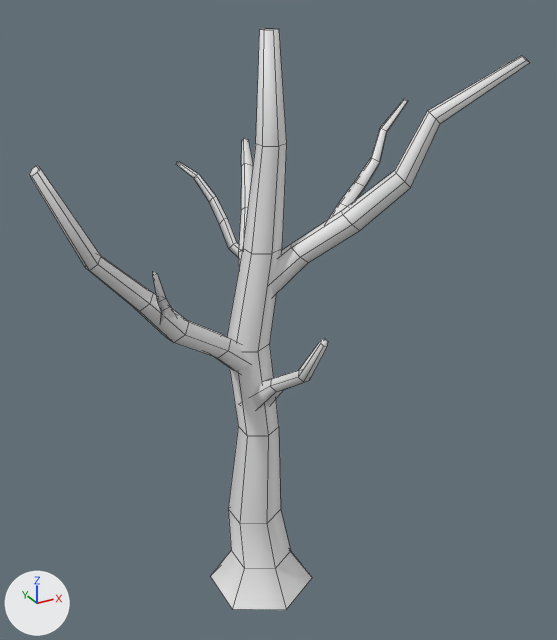
Two versions of the FBX model Assets/Gama Data/Art/Models/Tree.fbx, one commit apart.
The view is the same before and after, from a camera (50 mm lens) standing at (-3.24, -6.31, 6.39) and looking at (0.39, 0.3, 3.09). Lighting does not change. The marker at lower left points along +X, +Y and +Z. Mesh edges are drawn as thin lines.
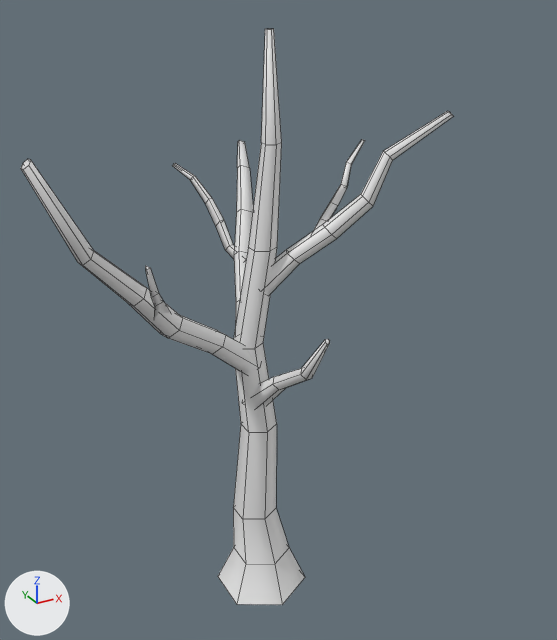
What the commit changed:
me_cylinder_001 is used by ob_cylinder_001; location (0.0, 0.0, 0.0).
me_cylinder_001 had 228 vertices, 197 faces and spanned x -2.11..2.26, y -1.21..2.1, z 0.0..6.0.
me_cylinder_001 now has 228 vertices, 197 faces and spans x -2.16..1.82, y -1.19..2.08, z 0.0..6.0.
me_cylinder_001 part 1: the loose piece of 30 vertices spanning x -0.12..2.26, y -1.02..0.26, z 3.44..5.78 is turned 6.5 degrees about the z axis through its middle and scaled by 0.748, then moved by (-0.18, 0.2, -0.22).
me_cylinder_001 part 2: the loose piece of 30 vertices spanning x -0.12..0.95, y 0.05..2.1, z 3.0..4.68 is moved by (-0.06, -0.01, -0.01).
me_cylinder_001 part 3: the loose piece of 12 vertices spanning x -1.36..-0.92, y -0.85..-0.04, z 3.5..4.3 is moved by (-0.05, 0.0, 0.06).
me_cylinder_001 part 4: the loose piece of 24 vertices spanning x 0.65..1.9, y -0.26..0.29, z 4.1..5.28 is turned 6.5 degrees about the z axis through its middle and scaled by 0.748, then moved by (-0.26, 0.12, -0.24).
me_cylinder_001 part 5: the loose piece of 24 vertices spanning x -0.06..0.33, y 0.67..1.89, z 3.6..4.53 is moved by (-0.05, 0.0, -0.01).
me_cylinder_001 part 6: 108 of 228 vertices moved; they spanned x -2.11..0.52, y -1.21..0.59, z 0.0..6.0 and now span x -2.16..0.44, y -1.19..0.51, z 0.0..6.0; mean shift (0.0, 0.02, 0.02); largest move (0.52, -0.3, 0.0) -> (0.44, -0.25, 0.0).

Pixel boxes (x1, y1, x2, y2) of what changed, in the pictures (557 x 640 px; the box of a moved part takes in the faces that stretch with it):
'Cylinder.001', reshaped (14% narrower)
    before: (29, 29, 529, 610)
    after: (21, 29, 453, 605)
part 1 of me_cylinder_001, moved or reshaped
    before: (271, 55, 529, 297)
    after: (265, 111, 453, 296)
part 2 of me_cylinder_001, moved or reshaped
    before: (238, 138, 253, 267)
    after: (234, 140, 253, 326)
part 3 of me_cylinder_001, moved or reshaped
    before: (153, 272, 176, 323)
    after: (146, 266, 170, 318)
part 4 of me_cylinder_001, moved or reshaped
    before: (328, 99, 408, 220)
    after: (313, 139, 365, 231)
part 5 of me_cylinder_001, moved or reshaped
    before: (176, 162, 240, 258)
    after: (172, 163, 246, 261)
part 6 of me_cylinder_001, moved or reshaped
    before: (29, 29, 328, 610)
    after: (21, 29, 330, 605)
